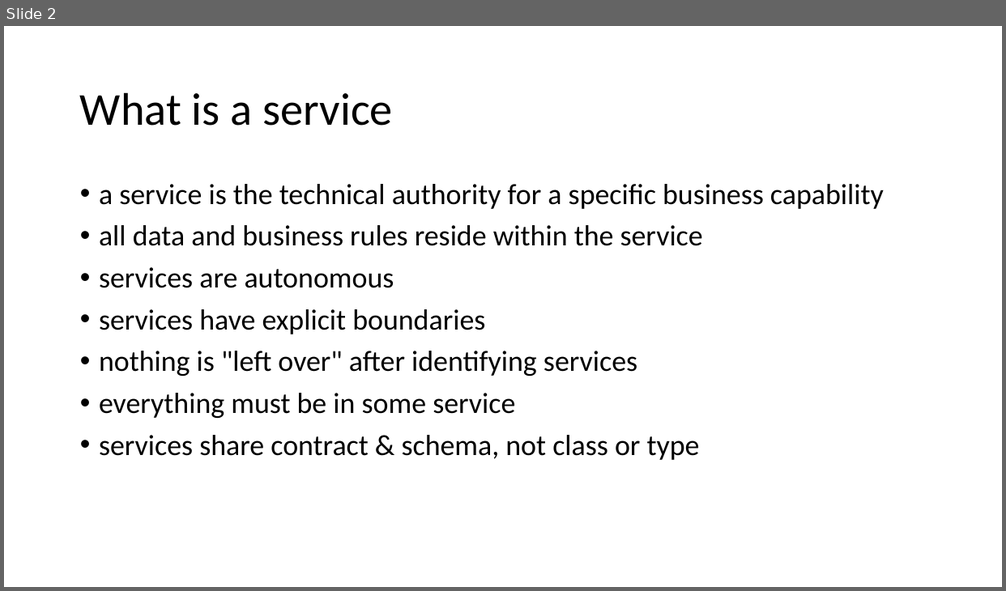
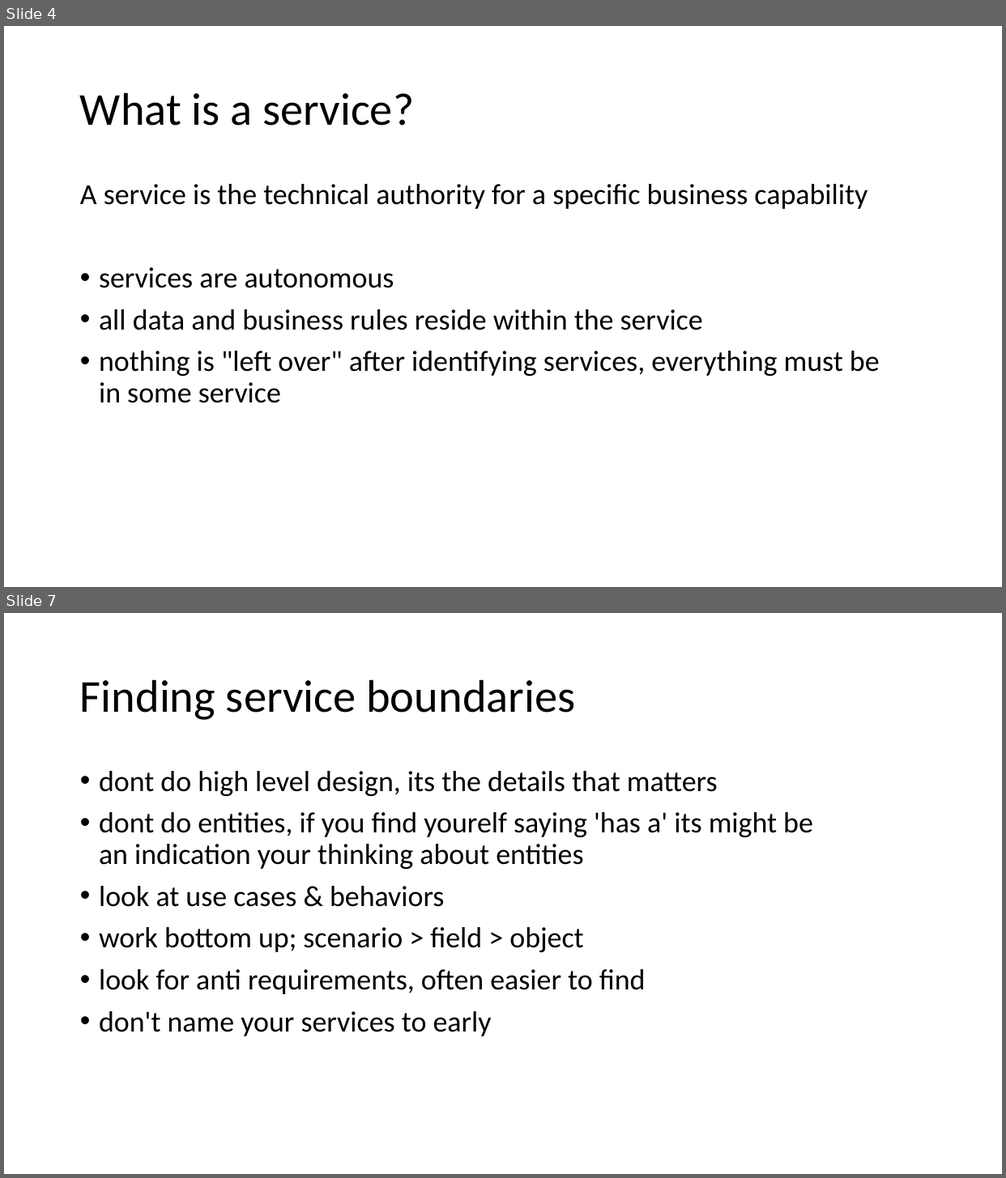
Before and after one commit to JonasSamuelsson/presentations, a slide deck: 2019-03-intro-to-service-oriented-distributed-systems/intro to service oriented distributed systems.pptx. Shown one above the other, each under a label of ours: slide 2 before the commit, slides 4 and 7 after it; the slides between them are not shown. The pictures are 1006x591 and 1006x1178 pixels, drawn with LibreOffice and Linux fonts; fonts in the diff are those of the drawing. Boxes give left, top, right and bottom in pixels: in the first picture for what was removed or moved away, otherwise in the second. Text is boxed around its words. In the diff, an @@ line names an element or a change of style, - is before the commit and + after.

```diff
--- a/2019-03-intro-to-service-oriented-distributed-systems/intro to service oriented distributed systems.pptx
+++ b/2019-03-intro-to-service-oriented-distributed-systems/intro to service oriented distributed systems.pptx
@@ slide 7 added at (4,613,1002,1174), background #FFFFFF @@
@@ title added at (80,679,575,720), 44 pt, text #000000 @@
+Finding service boundaries
@@ text added at (99,771,813,1037), 28 pt, text #000000 @@
+• dont do high level design, its the details that matters
+• dont do entities, if you find yourelf saying 'has a' its might be an indication your thinking about entities
+• look at use cases & behaviors
+• work bottom up; scenario > field > object
+• look for anti requirements, often easier to find
+• don't name your services to early
@@ what was slide 2 is now slide 4 @@
@@ slide 4 changed as well @@
@@ title at (80,92,414,126): text changed @@
-What is a service
+What is a service?
@@ text at (80,184,867,288): text changed @@
-• a service is the technical authority for a specific business capability
+A service is the technical authority for a specific business capability
+• services are autonomous
@@ text at (99,351,880,403): text changed @@
-• services are autonomous
-• services have explicit boundaries
-• nothing is "left over" after identifying services
-• everything must be in some service
-• services share contract & schema, not class or type
+• nothing is "left over" after identifying services, everything must be in some service
```
Also in this commit, not shown: 3 other slides changed, 7 other slides added, 2 slides removed.
